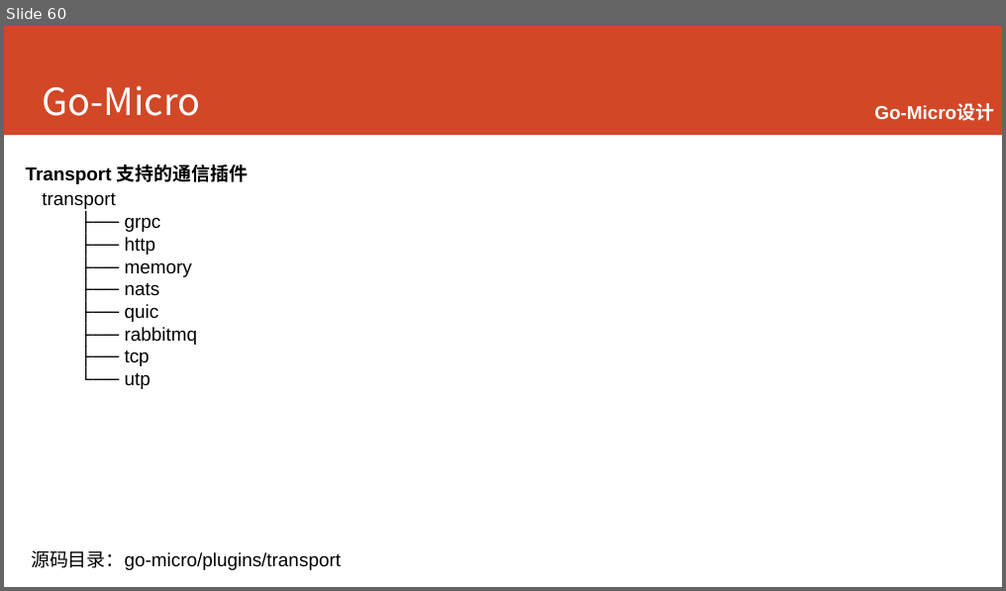
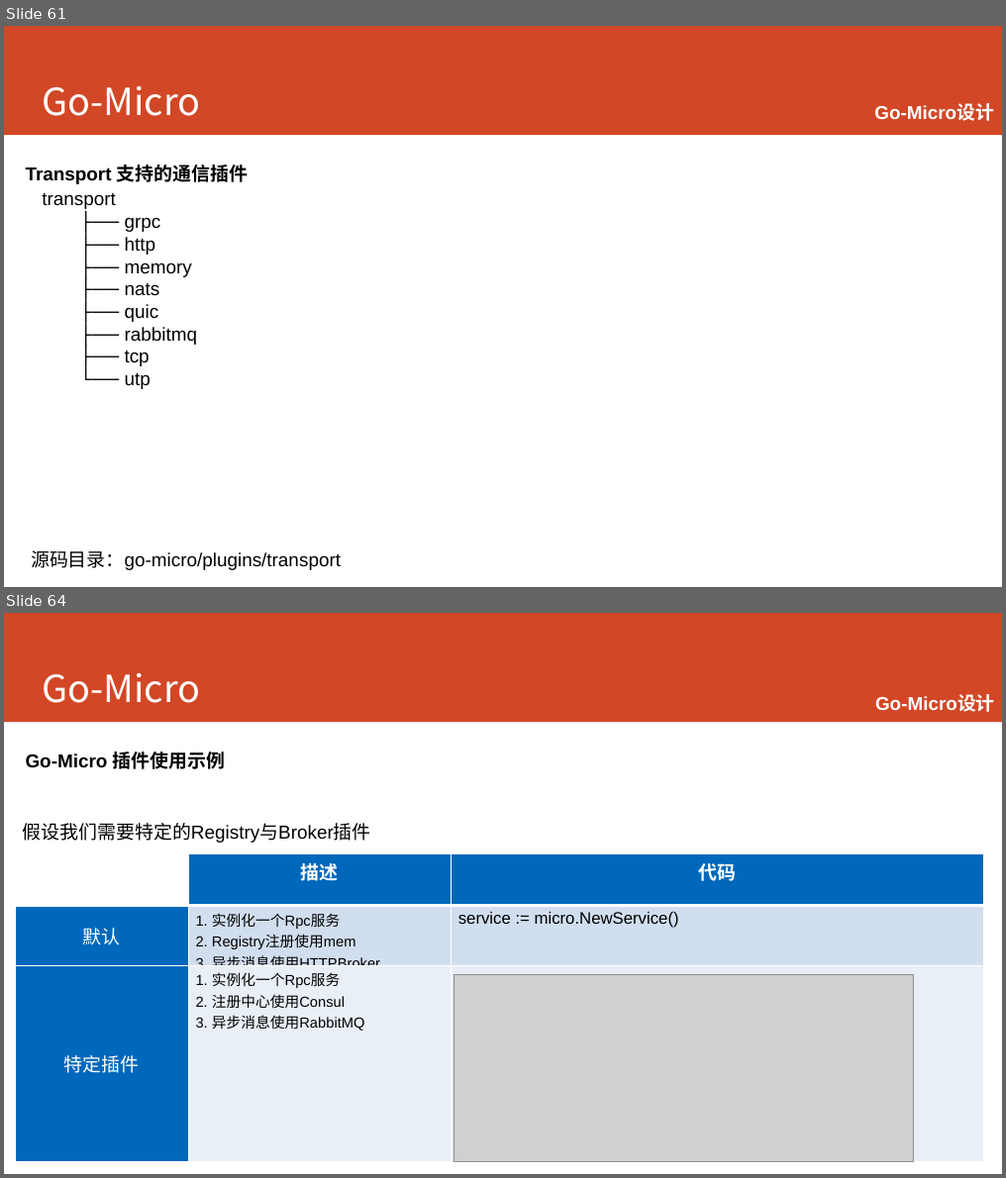
Before and after one commit to printfcoder/printfcoder, a slide deck: course/for-emc/course-for-emc.pptx. Shown one above the other, each under a label of ours: slide 60 before the commit, slides 61 and 64 after it; the slides between them are not shown. The pictures are 1006x591 and 1006x1178 pixels, drawn with LibreOffice and Linux fonts; fonts in the diff are those of the drawing; grey boxes stand for pictures. Boxes give left, top, right and bottom in pixels: in the first picture for what was removed or moved away, otherwise in the second. Text is boxed around its words. In the diff, an @@ line names an element or a change of style, - is before the commit and + after.

```diff
--- a/course/for-emc/course-for-emc.pptx
+++ b/course/for-emc/course-for-emc.pptx
@@ slide 64 added at bbox=[4, 613, 1002, 1174], background #FFFFFF; not listed: 1 template element that a slide beside it also shows @@
@@ title added at bbox=[42, 672, 200, 703], 36 pt, text #FFFFFF @@
+Go-Micro
@@ text added at bbox=[875, 696, 995, 712], 18 pt, text #FFFFFF, bold @@
+  Go-Micro设计
@@ text added at bbox=[26, 752, 225, 769], 18 pt, text #000000, bold @@
+Go-Micro 插件使用示例
@@ text added at bbox=[23, 823, 371, 843], 18 pt, text #000000 @@
+假设我们需要特定的Registry与Broker插件
@@ table added at bbox=[15, 854, 984, 1162], 3 rows, 3 columns @@
+ | 描述 | 代码
+默认 | 1. 实例化一个Rpc服务 / 2. Registry注册使用mem / 3. 异步消息使用HTTPBroker | service := micro.NewService()
+特定插件 | 1. 实例化一个Rpc服务 / 2. 注册中心使用Consul / 3. 异步消息使用RabbitMQ | 
@@ picture added at bbox=[453, 975, 913, 1162] @@
@@ what was slide 60 is now slide 61 @@
```
Also in this commit, not shown: 5 slides changed, 22 other slides added, 4 other files.
